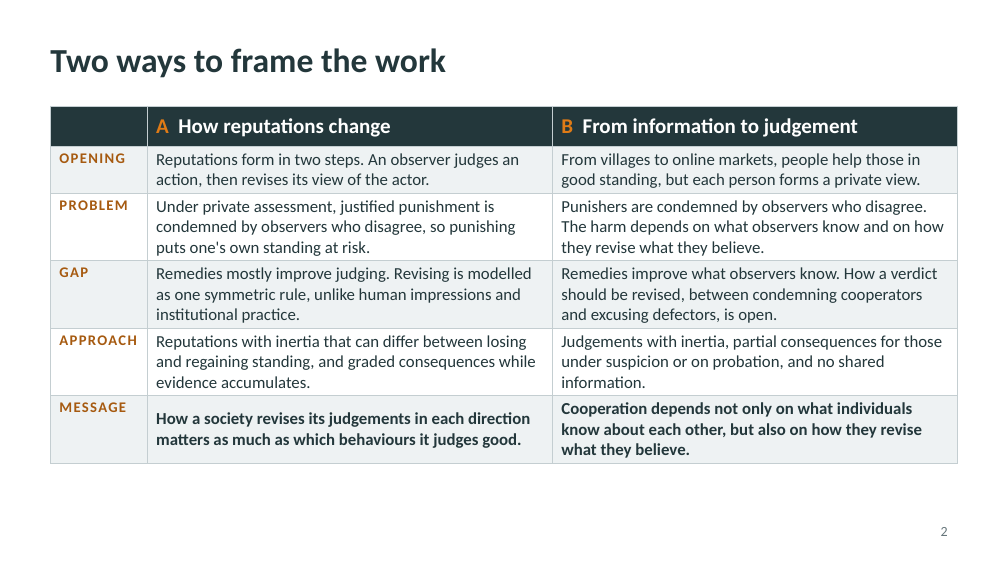
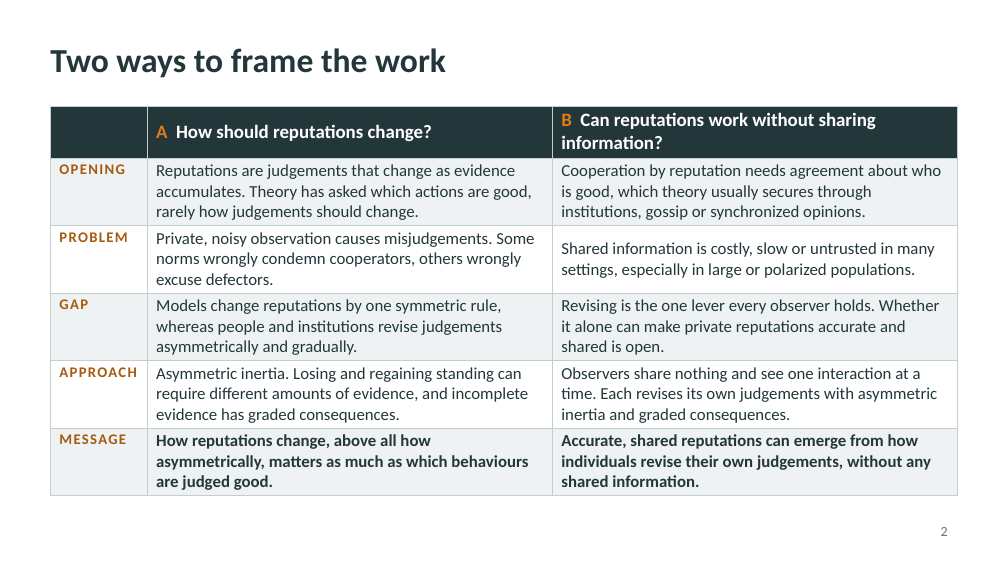
Before and after one commit to JoeWynn7/IR_paper, a slide deck: slide 2 of Slides/IR_motivation_section.pptx. Drawn at 1008x567 pixels with LibreOffice and Linux fonts; fonts in the diff are those of the drawing. Boxes give left, top, right and bottom in pixels: in the first picture for what was removed or moved away, otherwise in the second. Text is boxed around its words. In the diff, an @@ line names an element or a change of style, - is before the commit and + after.

```diff
--- a/Slides/IR_motivation_section.pptx
+++ b/Slides/IR_motivation_section.pptx
@@ table at (x1=50, y1=106, x2=958, y2=494) @@
-row 1, column 2: A How reputations change
+row 1, column 2: A How should reputations change?
-row 1, column 3: B From information to judgement
+row 1, column 3: B Can reputations work without sharing information?
-row 2, column 2: Reputations form in two steps. An observer judges an action, then revises its view of the actor.
+row 2, column 2: Reputations are judgements that change as evidence accumulates. Theory has asked which actions are good, rarely how judgements should change.
-row 2, column 3: From villages to online markets, people help those in good standing, but each person forms a private view.
+row 2, column 3: Cooperation by reputation needs agreement about who is good, which theory usually secures through institutions, gossip or synchronized opinions.
-row 3, column 2: Under private assessment, justified punishment is condemned by observers who disagree, so punishing puts one's own standing at risk.
+row 3, column 2: Private, noisy observation causes misjudgements. Some norms wrongly condemn cooperators, others wrongly excuse defectors.
-row 3, column 3: Punishers are condemned by observers who disagree. The harm depends on what observers know and on how they revise what they believe.
+row 3, column 3: Shared information is costly, slow or untrusted in many settings, especially in large or polarized populations.
-row 4, column 2: Remedies mostly improve judging. Revising is modelled as one symmetric rule, unlike human impressions and institutional practice.
+row 4, column 2: Models change reputations by one symmetric rule, whereas people and institutions revise judgements asymmetrically and gradually.
-row 4, column 3: Remedies improve what observers know. How a verdict should be revised, between condemning cooperators and excusing defectors, is open.
+row 4, column 3: Revising is the one lever every observer holds. Whether it alone can make private reputations accurate and shared is open.
-row 5, column 2: Reputations with inertia that can differ between losing and regaining standing, and graded consequences while evidence accumulates.
+row 5, column 2: Asymmetric inertia. Losing and regaining standing can require different amounts of evidence, and incomplete evidence has graded consequences.
-row 5, column 3: Judgements with inertia, partial consequences for those under suspicion or on probation, and no shared information.
+row 5, column 3: Observers share nothing and see one interaction at a time. Each revises its own judgements with asymmetric inertia and graded consequences.
-row 6, column 2: How a society revises its judgements in each direction matters as much as which behaviours it judges good.
+row 6, column 2: How reputations change, above all how asymmetrically, matters as much as which behaviours are judged good.
-row 6, column 3: Cooperation depends not only on what individuals know about each other, but also on how they revise what they believe.
+row 6, column 3: Accurate, shared reputations can emerge from how individuals revise their own judgements, without any shared information.
```
Also in this commit, not shown: 3 other slides changed, 2 slides added, 2 slides removed, 2 other files.
